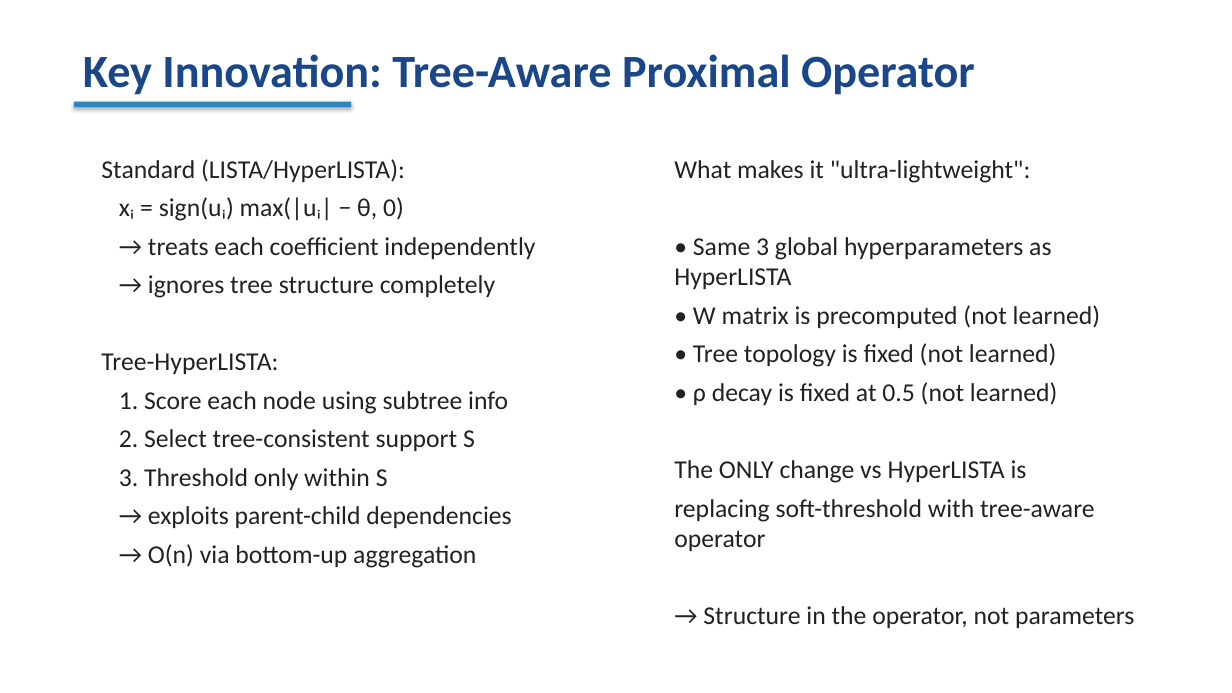
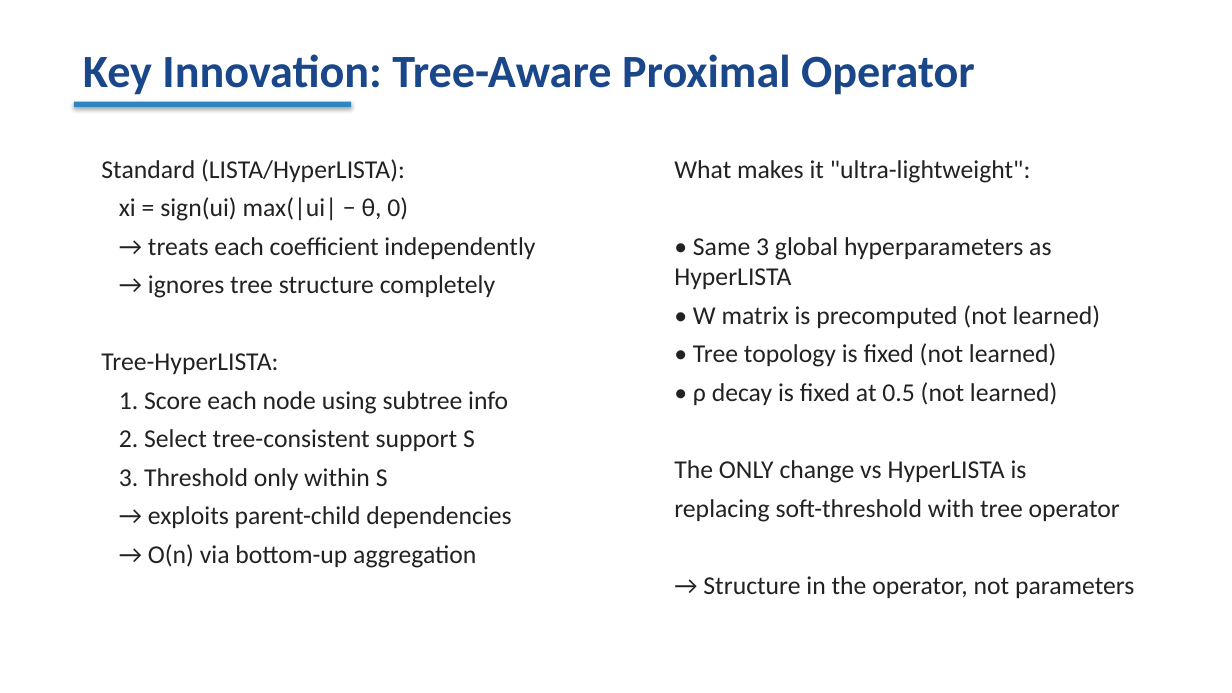
Before and after one commit to ALPHAGOD12/tree-hyperlista, a slide deck: slide 4 of paper/tree_hyperlista_slides.pptx. Drawn at 1232x693 pixels with LibreOffice and Linux fonts; fonts in the diff are those of the drawing. Boxes give left, top, right and bottom in pixels: in the first picture for what was removed or moved away, otherwise in the second. Text is boxed around its words. In the diff, an @@ line names an element or a change of style, - is before the commit and + after.

```diff
--- a/paper/tree_hyperlista_slides.pptx
+++ b/paper/tree_hyperlista_slides.pptx
@@ text at bbox=[119, 197, 408, 221]: text changed @@
-xᵢ = sign(uᵢ) max(|uᵢ| − θ, 0)
+xi = sign(ui) max(|ui| − θ, 0)
@@ text at bbox=[674, 499, 1120, 522]: text changed @@
-replacing soft-threshold with tree-aware operator
+replacing soft-threshold with tree operator
```
Also in this commit, not shown: 9 other slides changed, 5 slides added, 3 other files.
